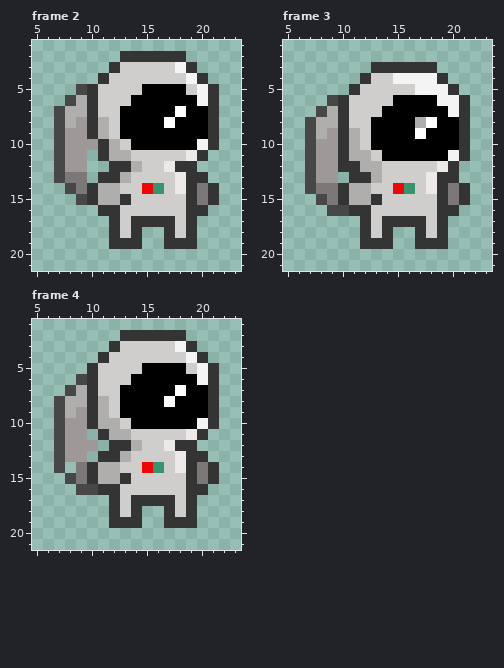
Pixel-art file -- Assets/Personajes/Astronauta/Astronauta Parado.ase. Above, as it was before the edit.
32x32 pixels, 4 frames. Colours within 5 levels of each other are drawn and written as one. Shown: frame 2: x 5..23, y 1..21; frame 3: x 5..23, y 1..21; frame 4: x 5..23, y 1..21. The old version is drawn lined up with the new one. The commit also changed other frames, which this record leaves out.
After the commit:
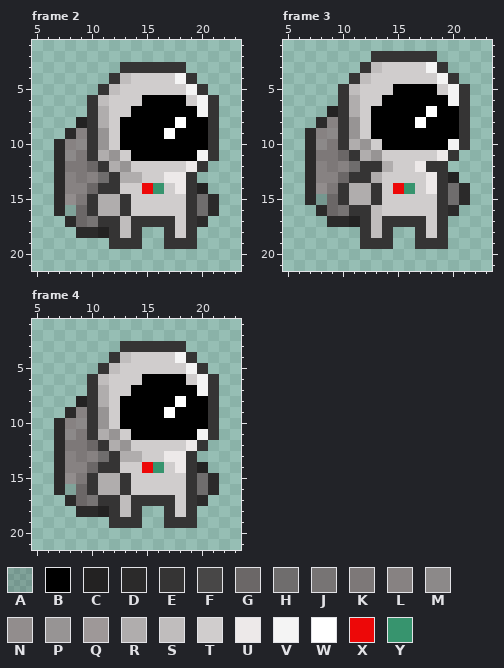
Palette (. is transparent): A #00000026  B #000000  C #232222  D #2b2a2a  E #353434  F #484747  G #6b6767  H #6f6d6d  J #777474  K #7d7878  L #878282  M #8c8989  N #928d8d  P #979494  Q #9e9898  R #b0adad  S #c0bdbd  T #d0cdcd  U #ede9e9  V #f4f4f4  W #ffffff  X #ed0808  Y #37946e
The edit:
whole drawing moved by +0,-1 (the old picture is shown already moved)
Changed rows in their new state; - is an unchanged pixel.
Frame 2:
first column x 7:
 2 ------......---
 3 -----.EEEEEE.--
 4 ----.ES----VE.-
 5 --..ES--TTTTVE.
 6 -..-S--T----T--
 7 ...-R-T----B-V-
 8 ..C-------BW---
 9 .DL-P-----W----
10 DLMEPTB------B-
11 DMKERPTBBBBBBVE
12 DKKGERPT--TTUE-
13 DL-LH--R--U--.-
14 DLLGEE-------C.
15 DNK----------HD
16 DAGERRE------HD
17 -DGJE-S------D-
18 --DDC-S--------
Frame 3:
first column x 7:
 2 ------EEEEEE---
 3 -----ESTTTTVE--
 4 ----ES--TTTTVE-
 5 ---ES---BBBBTVE
 6 --.-R--B----B--
 7 -.C-R-B----W-B-
 8 .DL-P-----WB---
 9 DLM-P-----B----
10 DMK--PT------V-
11 DKKGE-PTTTTTUE.
12 DLKLHEER--UEE.-
13 DLLG---------C-
14 DN----E------HD
15 DAG----------HD
16 -DGJ--S------D-
17 --DDC-S--------
18 ------S--------
Frame 4:
first column x 7:
 2 ------......---
 3 -----.EEEEEE.--
 4 ----.ES----VE.-
 5 ---.ES--TTTTVE.
 6 --.-S--T----T--
 7 -..-R-T----B-V-
 8 ..C-------BW---
 9 .DL-P-----W----
10 DLM-PTB------B-
11 DMKERPTBBBBBBVE
12 DKKGERPT--TTUE-
13 DLKLH--R--U--.-
14 DLLGEE-------C.
15 DN-----------HD
16 DAGERRE------HD
17 -DGJE-S------D-
18 --DDC-S--------
Where, in picture pixels (left, top, right, bottom), the same in both pictures:
changed: (54, 51, 219, 238)
changed: (305, 51, 470, 238)
changed: (54, 330, 219, 517)
